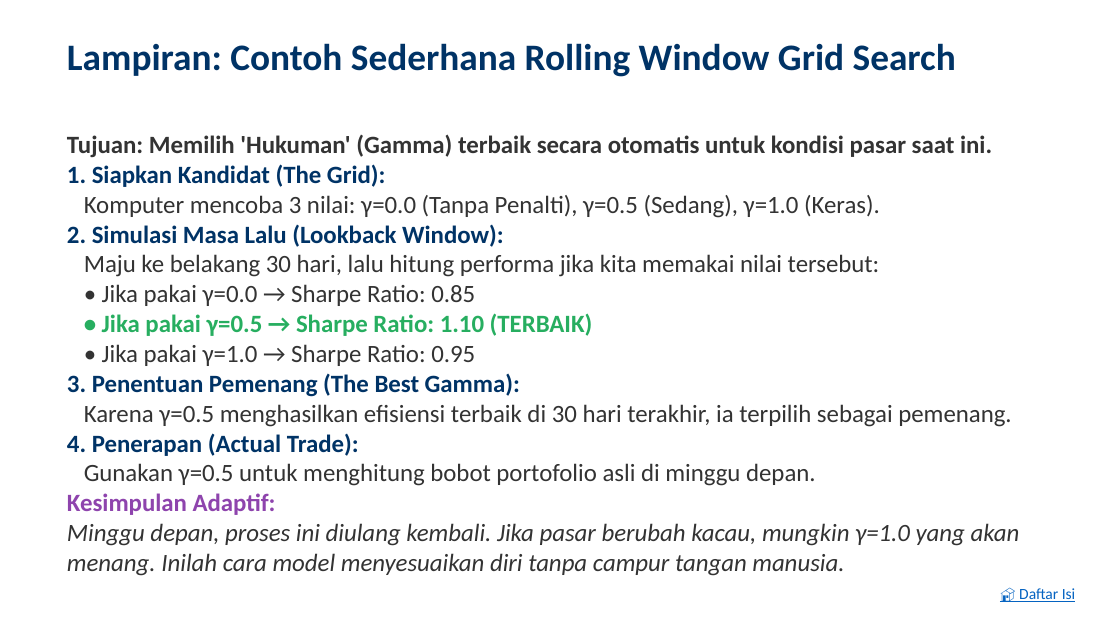
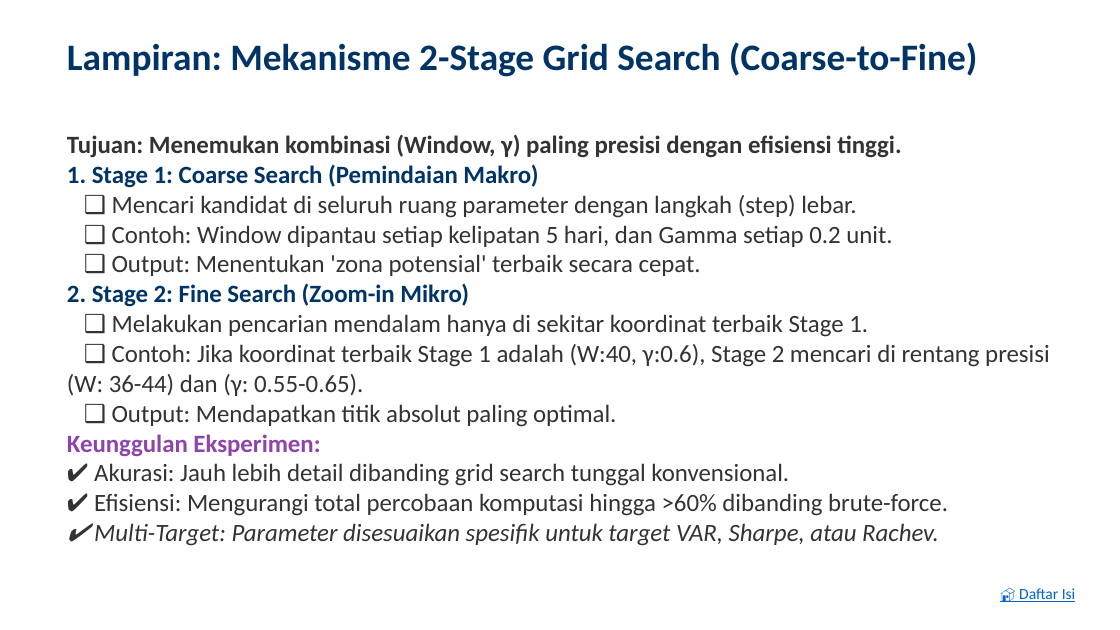
Before and after one commit to ragilrojo/RepoThesis, a slide deck: slide 49 of Presentasi_Proposal_Update.pptx. Drawn at 1120x630 pixels with LibreOffice and Linux fonts; fonts in the diff are those of the drawing. Boxes give left, top, right and bottom in pixels: in the first picture for what was removed or moved away, otherwise in the second. Text is boxed around its words. In the diff, an @@ line names an element or a change of style, - is before the commit and + after.

Commit message:
feat: add detailed 2-stage grid search explanation slide

```diff
--- a/Presentasi_Proposal_Update.pptx
+++ b/Presentasi_Proposal_Update.pptx
@@ text at <box>67,42,978,77</box>: text changed @@
-Lampiran: Contoh Sederhana Rolling Window Grid Search
+Lampiran: Mekanisme 2-Stage Grid Search (Coarse-to-Fine)
@@ text at <box>67,134,1049,546</box>: text changed @@
-Tujuan: Memilih 'Hukuman' (Gamma) terbaik secara otomatis untuk kondisi pasar saat ini.
-1. Siapkan Kandidat (The Grid):
-Komputer mencoba 3 nilai: γ=0.0 (Tanpa Penalti), γ=0.5 (Sedang), γ=1.0 (Keras).
-2. Simulasi Masa Lalu (Lookback Window):
-Maju ke belakang 30 hari, lalu hitung performa jika kita memakai nilai tersebut:
-• Jika pakai γ=0.0 → Sharpe Ratio: 0.85
-• Jika pakai γ=0.5 → Sharpe Ratio: 1.10 (TERBAIK)
-• Jika pakai γ=1.0 → Sharpe Ratio: 0.95
-3. Penentuan Pemenang (The Best Gamma):
-Karena γ=0.5 menghasilkan efisiensi terbaik di 30 hari terakhir, ia terpilih sebagai pemenang.
-4. Penerapan (Actual Trade):
-Gunakan γ=0.5 untuk menghitung bobot portofolio asli di minggu depan.
-Kesimpulan Adaptif:
-Minggu depan, proses ini diulang kembali. Jika pasar berubah kacau, mungkin γ=1.0 yang akan menang. Inilah cara model menyesuaikan diri tanpa campur tangan manusia.
+Tujuan: Menemukan kombinasi (Window, γ) paling presisi dengan efisiensi tinggi.
+1. Stage 1: Coarse Search (Pemindaian Makro)
+❑ Mencari kandidat di seluruh ruang parameter dengan langkah (step) lebar.
+❑ Contoh: Window dipantau setiap kelipatan 5 hari, dan Gamma setiap 0.2 unit.
+❑ Output: Menentukan 'zona potensial' terbaik secara cepat.
+2. Stage 2: Fine Search (Zoom-in Mikro)
+❑ Melakukan pencarian mendalam hanya di sekitar koordinat terbaik Stage 1.
+❑ Contoh: Jika koordinat terbaik Stage 1 adalah (W:40, γ:0.6), Stage 2 mencari di rentang presisi (W: 36-44) dan (γ: 0.55-0.65).
+❑ Output: Mendapatkan titik absolut paling optimal.
+Keunggulan Eksperimen:
+✔ Akurasi: Jauh lebih detail dibanding grid search tunggal konvensional.
+✔ Efisiensi: Mengurangi total percobaan komputasi hingga >60% dibanding brute-force.
+✔ Multi-Target: Parameter disesuaikan spesifik untuk target VAR, Sharpe, atau Rachev.
```
Also in this commit, not shown: 1 other file.
